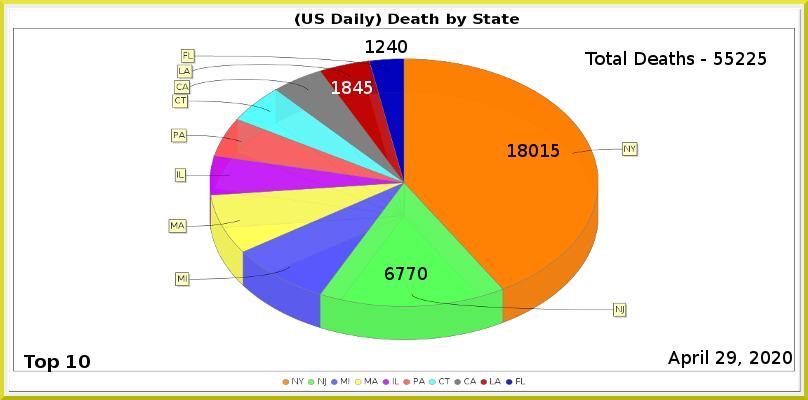
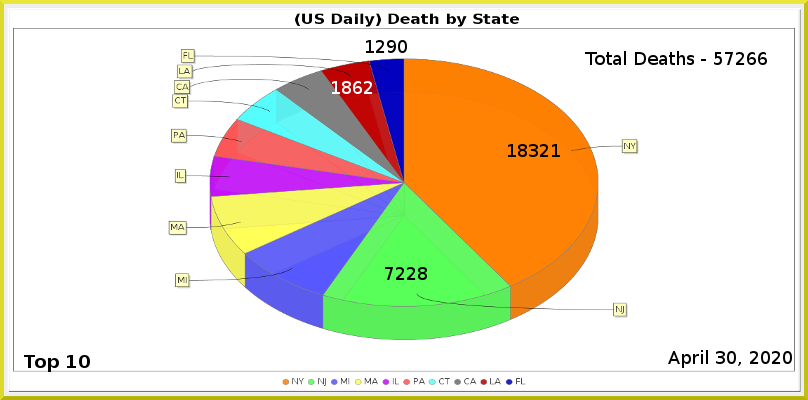
Layered file, before and after one edit (808 x 400). Changes by layer:
painted on "Least" over [387, 40, 397, 53]
painted on "LA" over [353, 81, 373, 94]
painted on "NJ" over [385, 267, 427, 280]
painted on "NY" over [529, 144, 560, 157]
renamed "Total Deaths - 55225" to "Total Deaths - 57266", painted on it over [725, 52, 767, 65]
painted on "Current Date" over [716, 351, 736, 364]
painted on "Death_by_State.png" over [168, 49, 639, 340]
